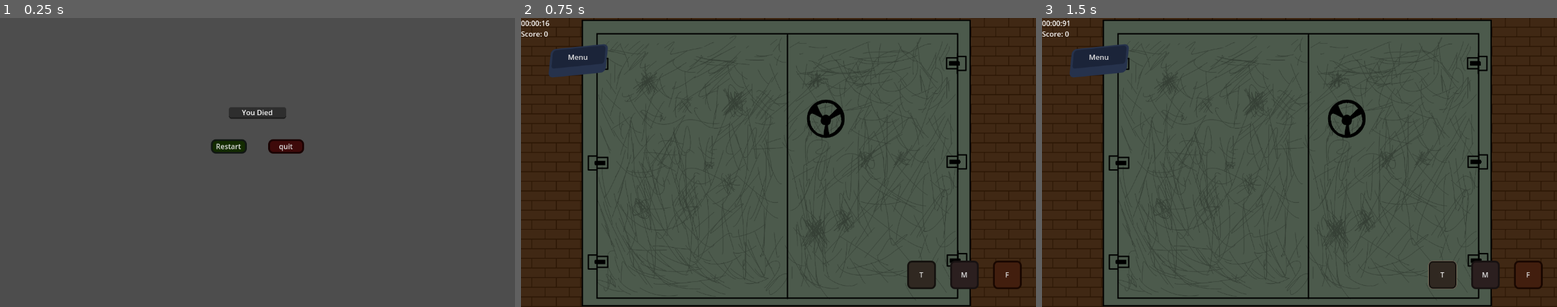
Above: before the commit, frames 1-3 (left to right).
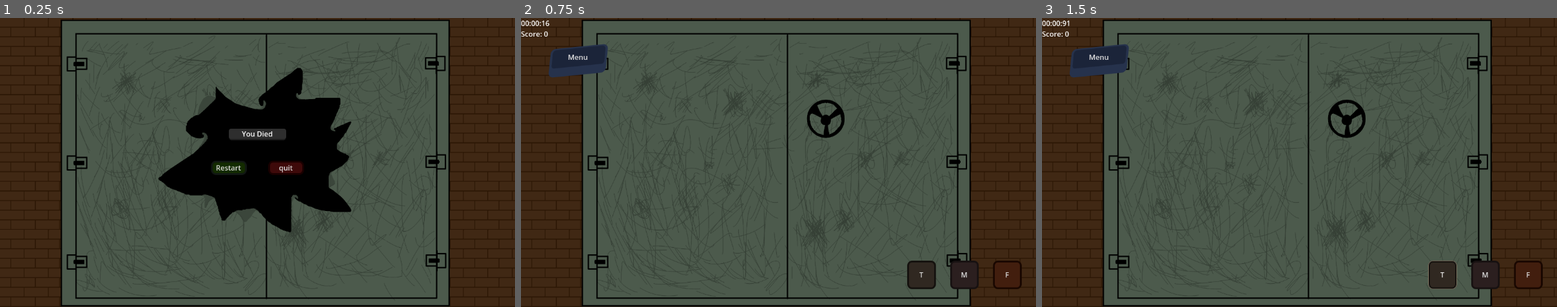
Above: after the commit, the same moments.

Repository: Jincoh/GameJam17
Game: Godot game, scene res://scenes/death.tscn
The game is run twice, just before and just after one commit, with the same random seed, the same clock (stepped at 60 frames per second) and the same inputs. This scene is started directly instead of the project's main scene.
Inputs:
- Up to frame 1 (0.25 s): no input
- Up to frame 2 (0.75 s): click "Restart" at 0.5 s
- Up to frame 3 (1.5 s): click "T" at 1.25 s

The runs differ from the first frame. In frame 1, 40% of the frame differs, in the area x 0-100%, y 0-100%; in frame 2, nothing differs; in frame 3, nothing differs.

Commit message:
added death scene sprite which was missing from prev commit

Diff:
--- a/src/scenes/death.tscn
+++ b/src/scenes/death.tscn
@@ -1,7 +1,8 @@
-[gd_scene load_steps=8 format=3 uid="uid://dobb1o7dy3eiy"]
+[gd_scene load_steps=9 format=3 uid="uid://dobb1o7dy3eiy"]
 
 [ext_resource type="Theme" uid="uid://bi77fn5hxej3b" path="res://styles/themes/Theme_For_Label.tres" id="1_6up1m"]
 [ext_resource type="Script" uid="uid://wenaidlc3bvt" path="res://scenes/death.gd" id="1_w0no0"]
+[ext_resource type="Texture2D" uid="uid://c1obeurjq041g" path="res://images/DoorBlown.png" id="2_7205l"]
 [ext_resource type="StyleBox" uid="uid://dqkb06nq55hbr" path="res://styles/ContinueButtonPressed.tres" id="2_w0no0"]
 [ext_resource type="StyleBox" uid="uid://dmeskrqjkgge8" path="res://styles/continue_button.tres" id="3_7205l"]
 [ext_resource type="StyleBox" uid="uid://dhkt115jxsedc" path="res://styles/QuitButtonPressed.tres" id="4_2m3wi"]
@@ -18,17 +19,22 @@
 grow_vertical = 2
 script = ExtResource("1_w0no0")
 
+[node name="Sprite2D" type="Sprite2D" parent="."]
+position = Vector2(576, 324)
+scale = Vector2(0.6, 0.6)
+texture = ExtResource("2_7205l")
+
 [node name="Label" type="Label" parent="."]
 layout_mode = 1
 anchors_preset = -1
 anchor_left = 0.5
-anchor_top = 0.326
+anchor_top = 0.403
 anchor_right = 0.5
-anchor_bottom = 0.326
+anchor_bottom = 0.403
 offset_left = -64.0
-offset_top = -11.248
+offset_top = -13.144
 offset_right = 64.0
-offset_bottom = 12.752
+offset_bottom = 12.856
 theme = ExtResource("1_6up1m")
 text = "You Died"
 label_settings = SubResource("LabelSettings_shhaa")
@@ -38,13 +44,13 @@
 layout_mode = 1
 anchors_preset = -1
 anchor_left = 0.444
-anchor_top = 0.444
+anchor_top = 0.519
 anchor_right = 0.444
-anchor_bottom = 0.444
+anchor_bottom = 0.519
 offset_left = -39.488
-offset_top = -15.712
+offset_top = -16.312
 offset_right = 40.512
-offset_bottom = 16.288
+offset_bottom = 15.688
 theme_override_styles/hover_pressed = ExtResource("2_w0no0")
 theme_override_styles/hover = ExtResource("3_7205l")
 theme_override_styles/pressed = ExtResource("2_w0no0")
@@ -55,13 +61,13 @@
 layout_mode = 1
 anchors_preset = -1
 anchor_left = 0.556
-anchor_top = 0.444
+anchor_top = 0.519
 anchor_right = 0.556
-anchor_bottom = 0.444
+anchor_bottom = 0.519
 offset_left = -40.5121
-offset_top = -15.712
-offset_right = 39.4879
-offset_bottom = 16.288
+offset_top = -16.312
+offset_right = 39.4878
+offset_bottom = 15.688
 theme_override_styles/hover_pressed = ExtResource("4_2m3wi")
 theme_override_styles/hover = ExtResource("5_3l7jp")
 theme_override_styles/pressed = ExtResource("4_2m3wi")
